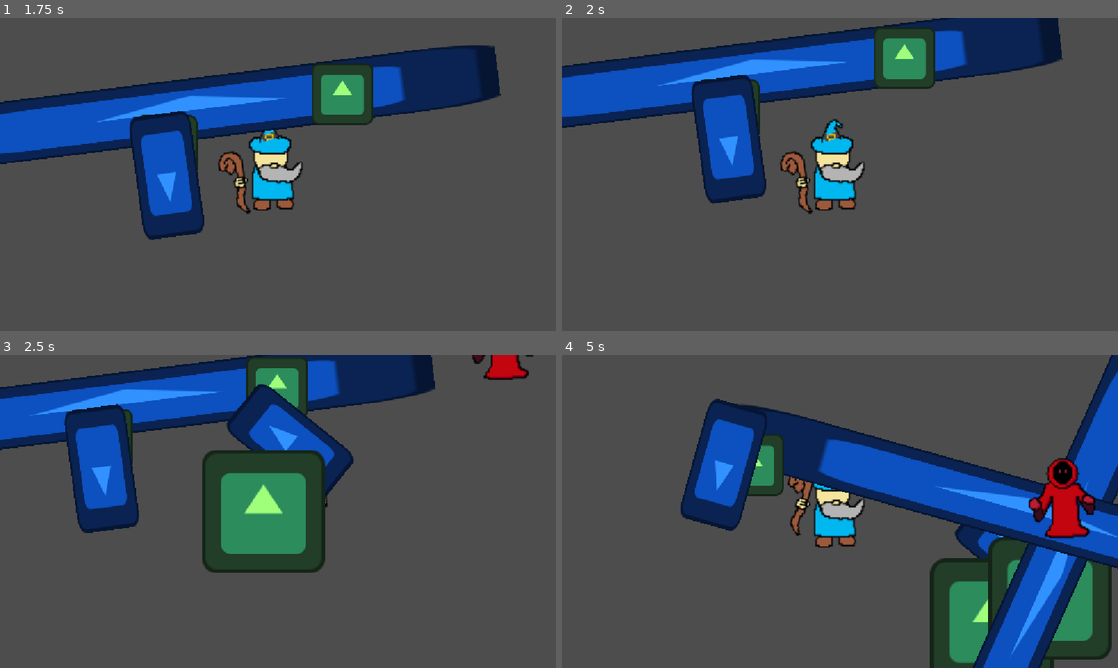
Above: before the commit, frames 1-4 (two rows, left to right).
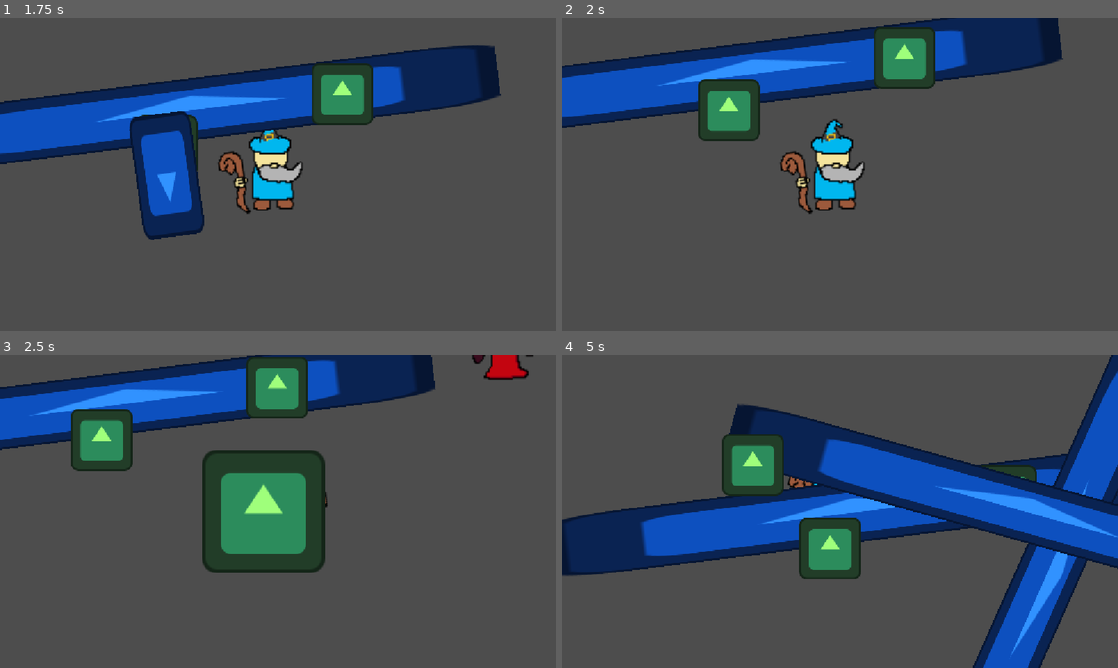
Above: after the commit, the same moments.

Repository: LeyuDing/SteelHacks2026
Game: Godot game, scene res://Scenes/main_scene.tscn
Same seed, same stepped clock (60 frames per second), same inputs: the game is played once before the commit and once after it. The engine's default icon, where the game draws it, is replaced by a stand-in: a white triangle on a blue panel in a dark square.
Inputs (mouse positions are in pixels of both pictures, inside the frame that each line leads up to):
- Up to frame 1 (1.75 s): tap Enter at 0.5 s; move the mouse to (400, 158) at 0.52 s; hold Right (ui_right) 0.53-1.28 s; tap 1 (ui_spell1) at 0.6 s; tap 2 (ui_spell2) at 0.8, 1.35 s; move the mouse to (166, 190) at 1.27 s; hold Down (ui_down) from 1.28 s (still down); tap 3 (ui_spell3) at 1.55 s
- Up to frame 2 (2 s): keep holding Down (ui_down)
- Up to frame 3 (2.5 s): move the mouse to (333, 442) at 2.02 s; release Down (ui_down) at 2.03 s; hold Right (ui_right) from 2.03 s (still down); tap 3 (ui_spell3) at 2.1 s; tap 4 (ui_spell4) at 2.3 s
- Up to frame 4 (5 s): move the mouse to (812, 574) at 2.77 s; release Right (ui_right) at 2.78 s; hold Up (ui_up) 2.78-3.53 s; tap 4 (ui_spell4) at 2.85 s; tap 1 (ui_spell1) at 3.05, 3.6 s; move the mouse to (1006, 558) at 3.52 s; hold Left (ui_left) from 3.53 s (still down); tap 2 (ui_spell2) at 3.8, 4.35 s; move the mouse to (673, 464) at 4.27 s; tap 3 (ui_spell3) at 4.55 s

Frame 1 is identical in both runs. In frame 2, 4.3% of the frame differs, in the area x 23-37%, y 18-60%; in frame 3, 7.4%; in frame 4, 26%, in the area x 0-100%, y 14-100%.

Commit message:
Made enemies able to take damage and die + more spell stuff

Diff:
--- a/Scenes/circle_spell.tscn
+++ b/Scenes/circle_spell.tscn
@@ -2,6 +2,8 @@
 
 [ext_resource type="Script" uid="uid://c8wshfpdveddg" path="res://Scripts/spell.gd" id="1_4kiar"]
 [ext_resource type="Texture2D" uid="uid://528og3rokxnr" path="res://icon.svg" id="2_lkq0a"]
+
+[sub_resource type="CircleShape2D" id="CircleShape2D_ia7du"]
 
 [node name="circle_spell" type="Node2D" unique_id=1032744867]
 modulate = Color(0.6226018, 0.99999994, 0.4841807, 1)
@@ -9,3 +11,18 @@
 
 [node name="Sprite2D" type="Sprite2D" parent="." unique_id=2081771349]
 texture = ExtResource("2_lkq0a")
+
+[node name="Timer" type="Timer" parent="." unique_id=657437196]
+wait_time = 0.1
+autostart = true
+
+[node name="Area2D" type="Area2D" parent="." unique_id=416859306]
+collision_layer = 0
+collision_mask = 4
+
+[node name="CollisionShape2D" type="CollisionShape2D" parent="Area2D" unique_id=1605377818]
+scale = Vector2(7, 7)
+shape = SubResource("CircleShape2D_ia7du")
+
+[connection signal="timeout" from="Timer" to="." method="_on_timer_timeout"]
+[connection signal="body_entered" from="Area2D" to="." method="_on_area_2d_body_entered"]
--- a/Scenes/rectangle_spell.tscn
+++ b/Scenes/rectangle_spell.tscn
@@ -2,6 +2,8 @@
 
 [ext_resource type="Script" uid="uid://c8wshfpdveddg" path="res://Scripts/spell.gd" id="1_7t21j"]
 [ext_resource type="Texture2D" uid="uid://528og3rokxnr" path="res://icon.svg" id="1_eovn4"]
+
+[sub_resource type="RectangleShape2D" id="RectangleShape2D_m5cyh"]
 
 [node name="RectangleSpell" type="Node2D" unique_id=426429013]
 modulate = Color(0.19210741, 0.57142806, 0.9999998, 1)
@@ -9,3 +11,18 @@
 
 [node name="Sprite2D" type="Sprite2D" parent="." unique_id=70735943]
 texture = ExtResource("1_eovn4")
+
+[node name="Timer" type="Timer" parent="." unique_id=907333649]
+wait_time = 0.1
+autostart = true
+
+[node name="Area2D" type="Area2D" parent="." unique_id=991142040]
+collision_layer = 0
+collision_mask = 4
+
+[node name="CollisionShape2D" type="CollisionShape2D" parent="Area2D" unique_id=1774644203]
+scale = Vector2(7, 7)
+shape = SubResource("RectangleShape2D_m5cyh")
+
+[connection signal="timeout" from="Timer" to="." method="_on_timer_timeout"]
+[connection signal="body_entered" from="Area2D" to="." method="_on_area_2d_body_entered"]
--- a/Scenes/test_enemy.gd
+++ b/Scenes/test_enemy.gd
@@ -1,7 +1,8 @@
 extends CharacterBody2D
 
+@export var SPEED : float = 150.0
 
-const SPEED = 150.0
+@export var HP : float = 10.0
 
 @onready var player =  get_parent().get_parent().get_node("PlayerCharacter")
 @onready var navAgent = $NavigationAgent2D
@@ -11,6 +12,10 @@
 	make_path()
 
 func _physics_process(delta: float) -> void:
+
+	if HP <= 0:
+		queue_free()
+
 	var direction = to_local(navAgent.get_next_path_position()).normalized()
 	velocity = direction * SPEED
 
@@ -19,5 +24,8 @@
 func make_path():
 	navAgent.target_position = player.global_position
 
+func take_damage(damage : int):
+	HP -= damage
+
 func _on_timer_timeout() -> void:
 	make_path()
--- a/Scenes/test_enemy.tscn
+++ b/Scenes/test_enemy.tscn
@@ -6,6 +6,8 @@
 [sub_resource type="CircleShape2D" id="CircleShape2D_ia7du"]
 
 [node name="TestEnemy" type="CharacterBody2D" unique_id=273263959]
+collision_layer = 5
+collision_mask = 3
 script = ExtResource("1_bs22l")
 
 [node name="CollisionShape2D" type="CollisionShape2D" parent="." unique_id=474630602]
--- a/Scripts/main_scene.gd
+++ b/Scripts/main_scene.gd
@@ -7,12 +7,14 @@
 
 # Spells are a dictionary in the following format:
 # {"element" : "fire"/"ice"/"lightning",
-#  "cooldown" : integer,
+#  "damage" : float,
+#  "cooldown" : float,
+#  "duration" : float,
 #  "projectile" : boolean,
 #  "aoe" : "circle"/"rectangle",
 #  "origin" : "mouse"/"self",
-#  "width" : integer,
-#  "height" : integer}
+#  "width" : float,
+#  "height" : float}
 
 # Called when the node enters the scene tree for the first time.
 func _ready() -> void:
@@ -22,16 +24,16 @@
 func _process(delta: float) -> void:
 
 	if Input.is_action_just_released("ui_spell1"):
-		spell_caster({"aoe" : "rectangle", "origin" : "self", "width" : 10, "height" : 1})
+		spell_caster({"damage" : 1.0, "duration" : 10.0, "aoe" : "rectangle", "origin" : "self", "width" : 10.0, "height" : 1.0})
 
 	if Input.is_action_just_released("ui_spell2"):
-		spell_caster({"aoe" : "circle", "origin" : "mouse", "width" : 1, "height" : 1})
+		spell_caster({"damage" : 1.0, "duration" : 10.0, "aoe" : "circle", "origin" : "mouse", "width" : 1.0, "height" : 1.0})
 
 	if Input.is_action_just_released("ui_spell3"):
-		spell_caster({"aoe" : "rectangle", "origin" : "mouse", "width" : 1, "height" : 2})
+		spell_caster({"damage" : 10.0, "duration" : 0.1, "aoe" : "rectangle", "origin" : "mouse", "width" : 1.0, "height" : 2.0})
 
 	if Input.is_action_just_released("ui_spell4"):
-		spell_caster({"aoe" : "circle", "origin" : "self", "width" : 2, "height" : 2})
+		spell_caster({"damage" : 10.0, "duration" : 0.1, "aoe" : "circle", "origin" : "self", "width" : 2.0, "height" : 2.0})
 
 
 func spell_caster(properties: Dictionary):
@@ -50,6 +52,9 @@
 	if properties["origin"] == "mouse":
 		spell_instance.position = get_global_mouse_position()
 
+	spell_instance.damage = properties["damage"]
+	spell_instance.duration = properties["duration"]
+
 	spell_instance.scale = Vector2(int(properties["width"]), int(properties["height"]))
 
 	add_child(spell_instance)
--- a/Scripts/spell.gd
+++ b/Scripts/spell.gd
@@ -1,10 +1,22 @@
 extends Node2D
 
-const element = null
+@export var element : String
+@export var damage : float
+@export var duration : float
+
 
 # Called when the node enters the scene tree for the first time.
 func _ready() -> void:
-	await get_tree().create_timer(3.0).timeout
+	await get_tree().physics_frame
+	await get_tree().physics_frame
+	await get_tree().physics_frame
+
+	var bodies = $Area2D.get_overlapping_bodies()
+	for body in bodies:
+		if body.has_method("take_damage"):
+			body.take_damage(damage)
+
+	await get_tree().create_timer(duration).timeout
 	queue_free()
 
 
@@ -12,6 +24,8 @@
 func _process(delta: float) -> void:
 	pass
 
-
 func _on_timer_timeout() -> void:
-	pass # Replace with function body.
+	var bodies = $Area2D.get_overlapping_bodies()
+	for body in bodies:
+		if body.has_method("take_damage"):
+			body.take_damage(damage)
--- a/project.godot
+++ b/project.godot
@@ -43,6 +43,12 @@
 ]
 }
 
+[layer_names]
+
+2d_physics/layer_1="All"
+2d_physics/layer_2="Player"
+2d_physics/layer_3="Enemy"
+
 [physics]
 
 3d/physics_engine="Jolt Physics"
